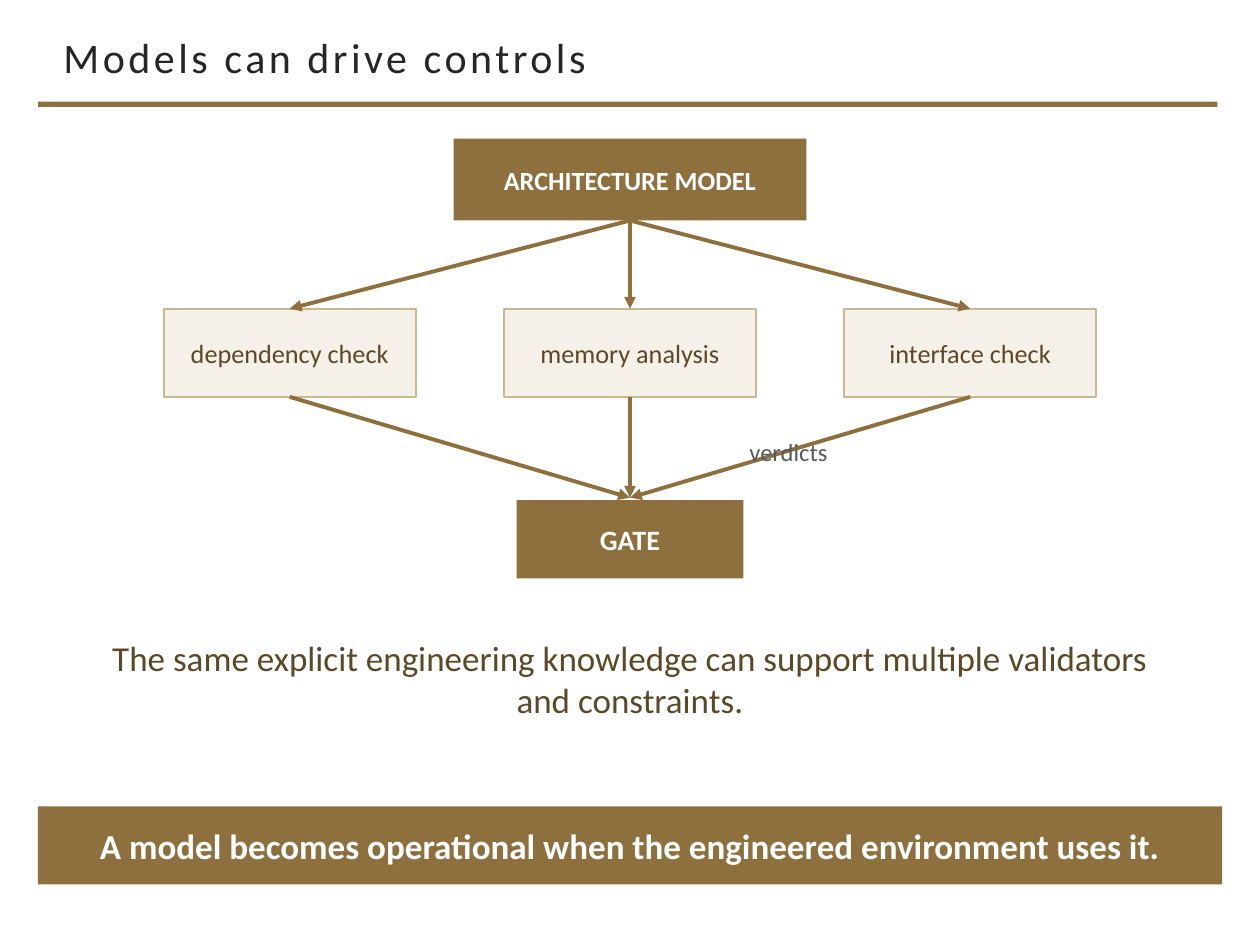
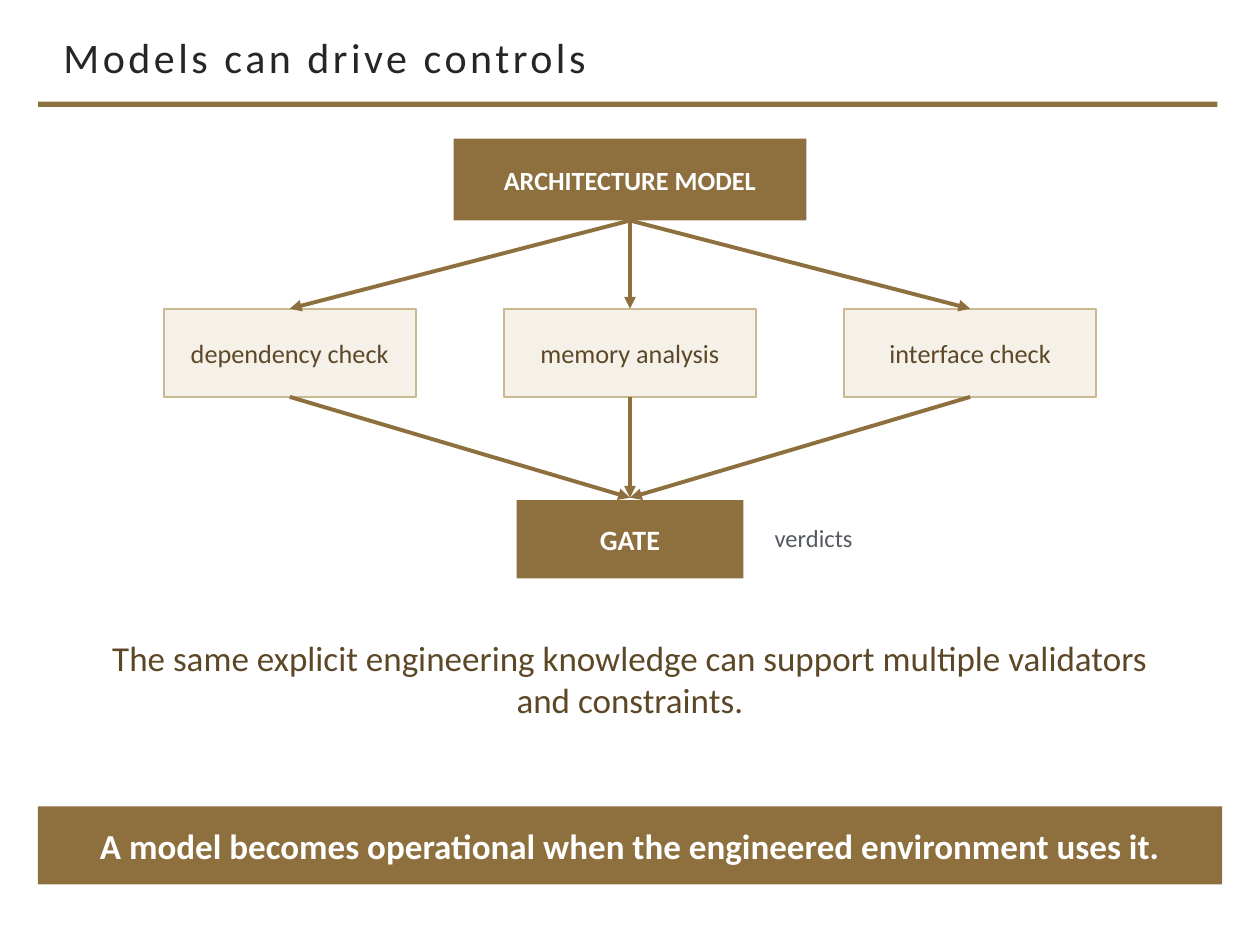
Before and after one commit to davisjam/model-based-agentic-software-engineering, a slide deck: slide 32 of course/lectures/act-2-delegation-and-control/03-alignment/2-3-Alignment.pptx. Drawn at 1260x945 pixels with LibreOffice and Linux fonts; fonts in the diff are those of the drawing; background and template pictures are left out. Boxes give left, top, right and bottom in pixels: in the first picture for what was removed or moved away, otherwise in the second. Text is boxed around its words. In the diff, an @@ line names an element or a change of style, - is before the commit and + after.

Commit message:
deck 2-3 rebuild phase 5: visual-QA fixes (four-roles arrow routing, six-question box, badge width, prompt block, alignment)

```diff
--- a/course/lectures/act-2-delegation-and-control/03-alignment/2-3-Alignment.pptx
+++ b/course/lectures/act-2-delegation-and-control/03-alignment/2-3-Alignment.pptx
@@ text "verdicts" rewrapped from bbox=[749, 441, 827, 465] to bbox=[775, 530, 853, 547] @@
```
Also in this commit, not shown: 5 other slides changed.
